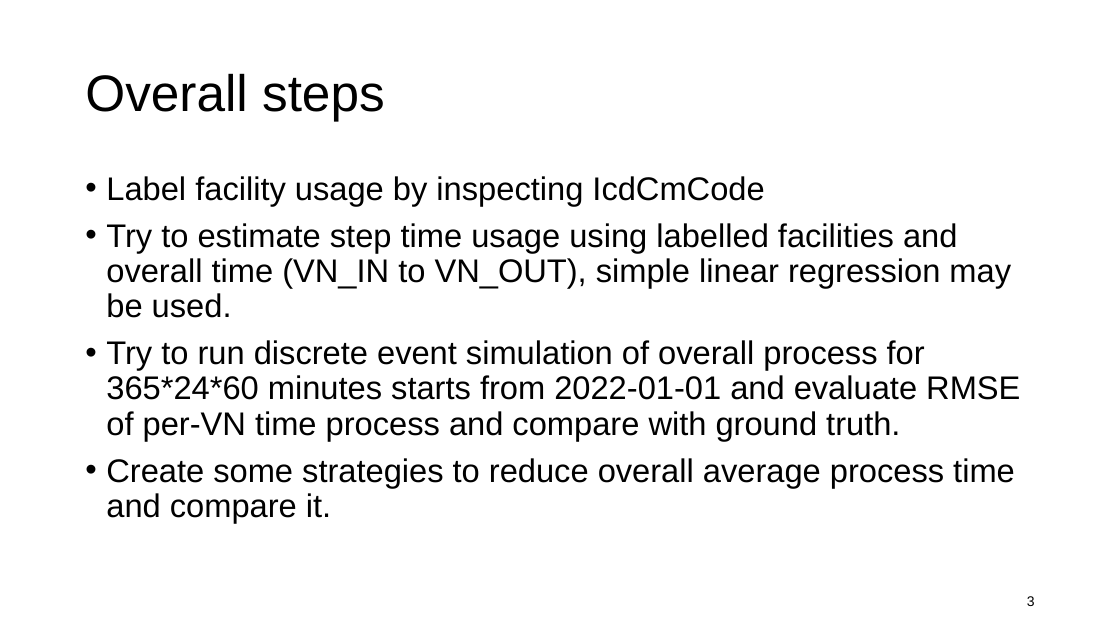
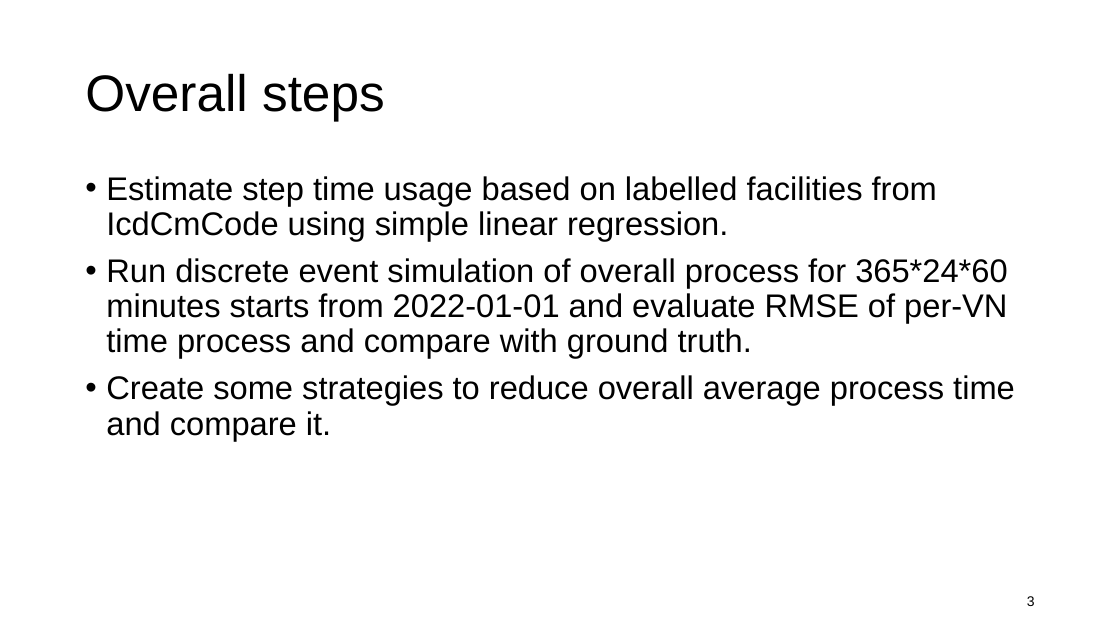
Before and after one commit to kawin7538/ds_hospital_project, a slide deck: slide 3 of memo_presentation/memo.pptx. Drawn at 1120x630 pixels with LibreOffice and Linux fonts; fonts in the diff are those of the drawing. Boxes give left, top, right and bottom in pixels: in the first picture for what was removed or moved away, otherwise in the second. Text is boxed around its words. In the diff, an @@ line names an element or a change of style, - is before the commit and + after.

Commit message:
update slides

```diff
--- a/memo_presentation/memo.pptx
+++ b/memo_presentation/memo.pptx
@@ text at box(106, 176, 1007, 358): text changed @@
-• Label facility usage by inspecting IcdCmCode
-• Try to estimate step time usage using labelled facilities and overall time (VN_IN to VN_OUT), simple linear regression may be used.
-• Try to run discrete event simulation of overall process for 365*24*60 minutes starts from 2022-01-01 and evaluate RMSE of per-VN time process and compare with ground truth.
+• Estimate step time usage based on labelled facilities from IcdCmCode using simple linear regression.
+• Run discrete event simulation of overall process for 365*24*60 minutes starts from 2022-01-01 and evaluate RMSE of per-VN time process and compare with ground truth.
```
Also in this commit, not shown: 6 other slides changed, 11 slides added, 1 slide removed, 6 other files.
